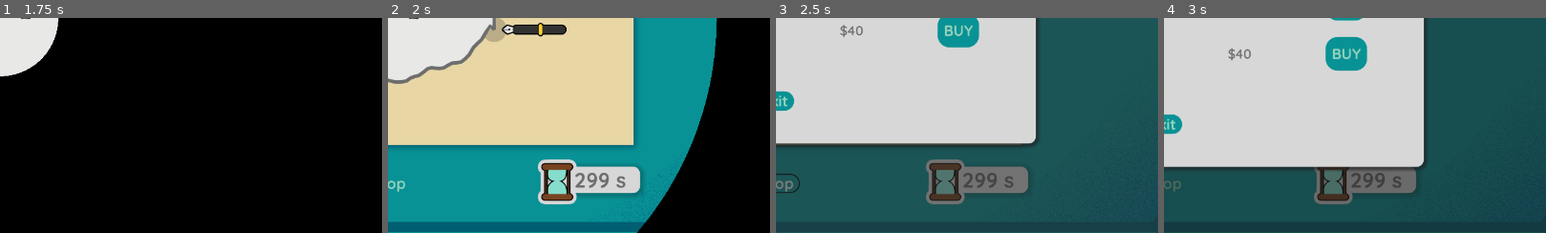
Above: before the commit, frames 1-4 (left to right).
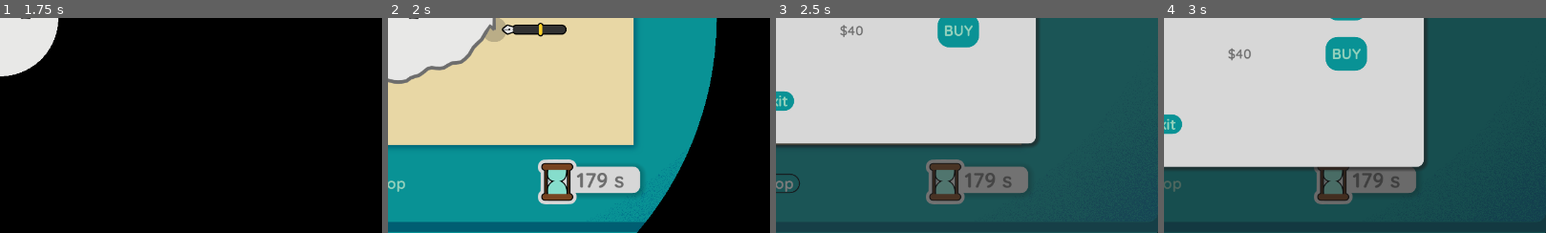
Above: after the commit, the same moments.

Repository: RechieKho/draw-the-coots
Game: Godot game, scene res://scenes/main-menu/main-menu.tscn
Same seed, same stepped clock (60 frames per second), same inputs: the game is played once before the commit and once after it.
Inputs:
- Up to frame 1 (1.75 s): click "Play" at 0.5 s; click "Play" at 1.25 s
- Up to frame 2 (2 s): no input
- Up to frame 3 (2.5 s): click "Shop" at 2 s
- Up to frame 4 (3 s): click "BUY" at 2.75 s
The pictures show only the part of the screen within x 50-100%, y 50-100%; the shares and areas given below are measured in that part.

Frame 1 is identical in both runs. In frame 2, 0.4% of the frame differs, in the area x 49-63%, y 72-80%; in frame 3, 0.3%; in frame 4, 0.3%.

Commit message:
Reduce session duration.

Diff:
--- a/scenes/drawing-stage/drawing-stage.gd
+++ b/scenes/drawing-stage/drawing-stage.gd
@@ -2,7 +2,7 @@
 
 
 export(Color) var pen_color := Color.black
-export(float, 0, 600) var difficulty_increment_duration := 230
+export(float, 0, 600) var difficulty_increment_duration := 150
 export(int, 0, 10) var poop_value := 0
 
 onready var coots := $Coots
--- a/scenes/drawing-stage/drawing-stage.tscn
+++ b/scenes/drawing-stage/drawing-stage.tscn
@@ -181,7 +181,6 @@
 layer = 0
 
 [node name="Bitten" type="ColorRect" parent="UI"]
-visible = false
 anchor_right = 1.0
 anchor_bottom = 1.0
 color = Color( 0.196078, 0.196078, 0.196078, 0.658824 )
@@ -212,8 +211,8 @@
 anchor_bottom = 1.0
 margin_left = 130.0
 margin_top = -100.0
-margin_right = 216.0
-margin_bottom = -90.0
+margin_right = 423.0
+margin_bottom = -65.0
 texture = ExtResource( 10 )
 expand = true
 stretch_mode = 6
@@ -335,7 +334,7 @@
 [node name="DrawingTimer" type="Timer" parent="UI/TimeLeftCounter"]
 pause_mode = 1
 process_mode = 0
-wait_time = 300.0
+wait_time = 180.0
 one_shot = true
 autostart = true
 
